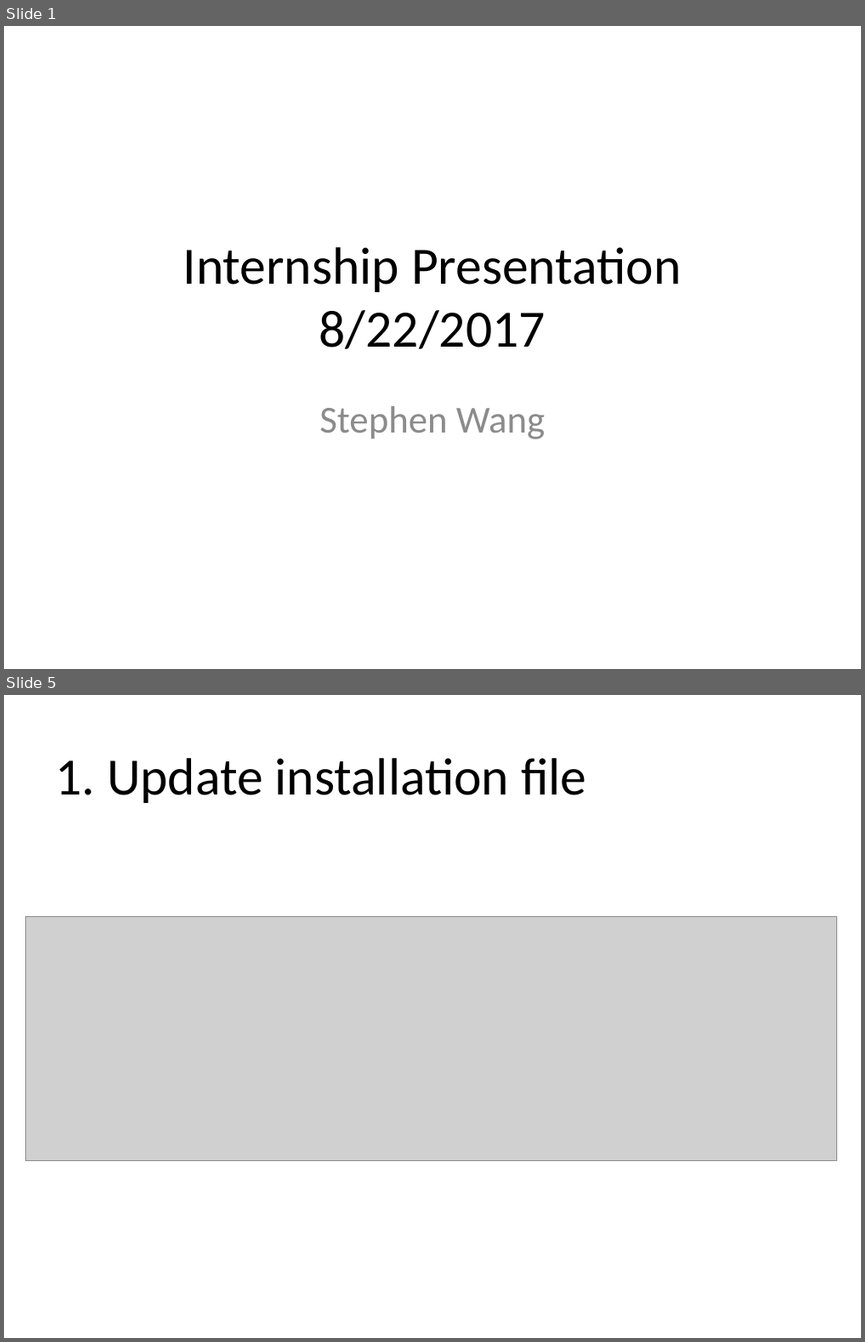
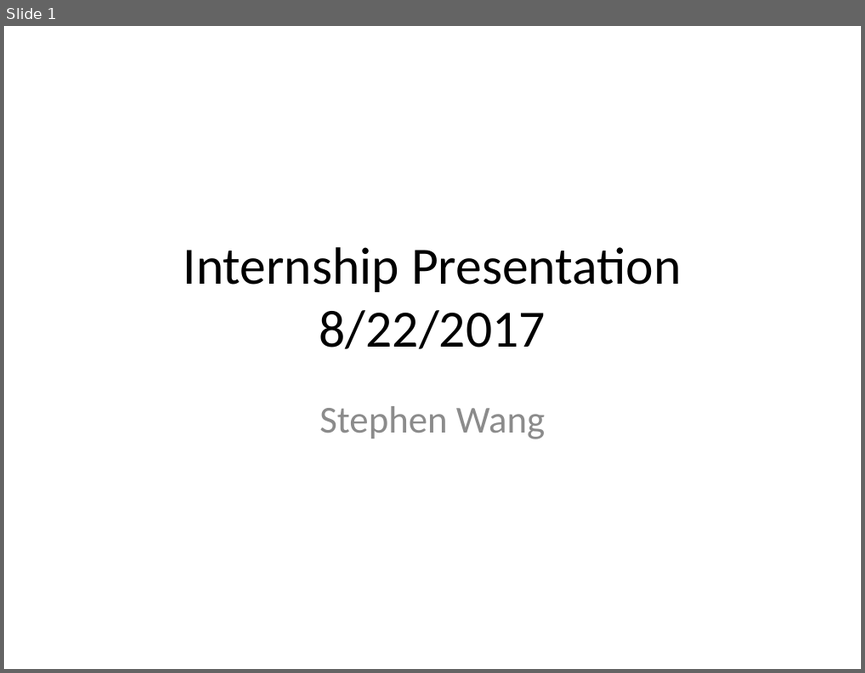
Before and after one commit to StephenWang123/myApp, a slide deck: internPresentation.pptx. Shown one above the other, each under a label of ours: slides 1 and 5 before the commit, slide 1 after it; the slides between them are not shown. The pictures are 865x1342 and 865x673 pixels, drawn with LibreOffice and Linux fonts; fonts in the diff are those of the drawing; grey boxes stand for pictures; background and template pictures are left out. Boxes give left, top, right and bottom in pixels: in the first picture for what was removed or moved away, otherwise in the second. Text is boxed around its words. In the diff, an @@ line names an element or a change of style, - is before the commit and + after.

```diff
--- a/internPresentation.pptx
+++ b/internPresentation.pptx
@@ slide 5 removed at bbox=[4, 695, 861, 1338], background picture (left out) @@
@@ title removed at bbox=[55, 758, 586, 803] @@
-1. Update installation file
@@ picture removed at bbox=[25, 916, 836, 1160] @@
```
Also in this commit, not shown: 7 slides changed, 3 slides added, 2 other slides removed.
